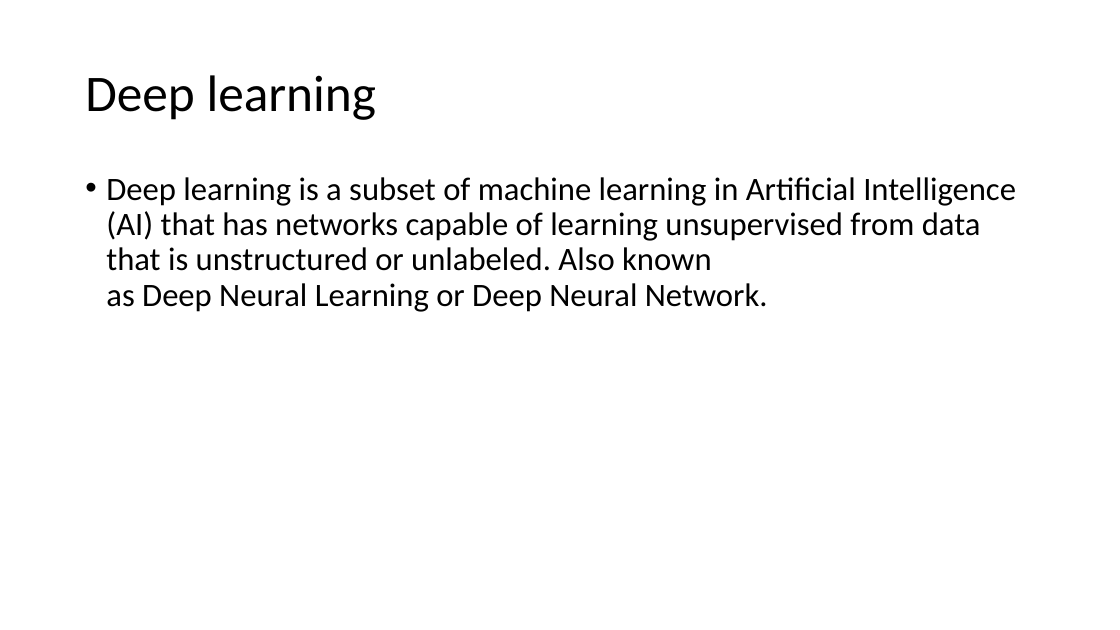
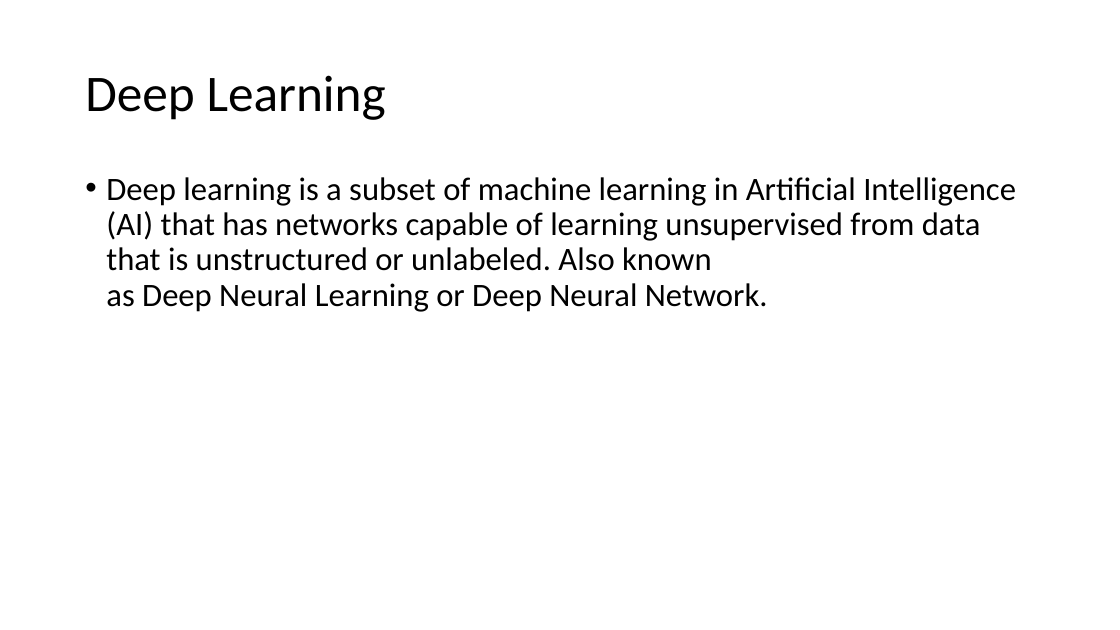
Before and after one commit to IkramulMurad/Face-detection, a slide deck: slide 10 of Book/Facial Key-points Detection.pptx (slide 8 before the commit). Drawn at 1120x630 pixels with LibreOffice and Linux fonts; fonts in the diff are those of the drawing. Boxes give left, top, right and bottom in pixels: in the first picture for what was removed or moved away, otherwise in the second. Text is boxed around its words. In the diff, an @@ line names an element or a change of style, - is before the commit and + after.

```diff
--- a/Book/Facial Key-points Detection.pptx
+++ b/Book/Facial Key-points Detection.pptx
@@ title at <box>85,75,386,120</box>: text changed @@
-Deep learning
+Deep Learning
```
Also in this commit, not shown: 10 other slides changed, 5 slides added.
